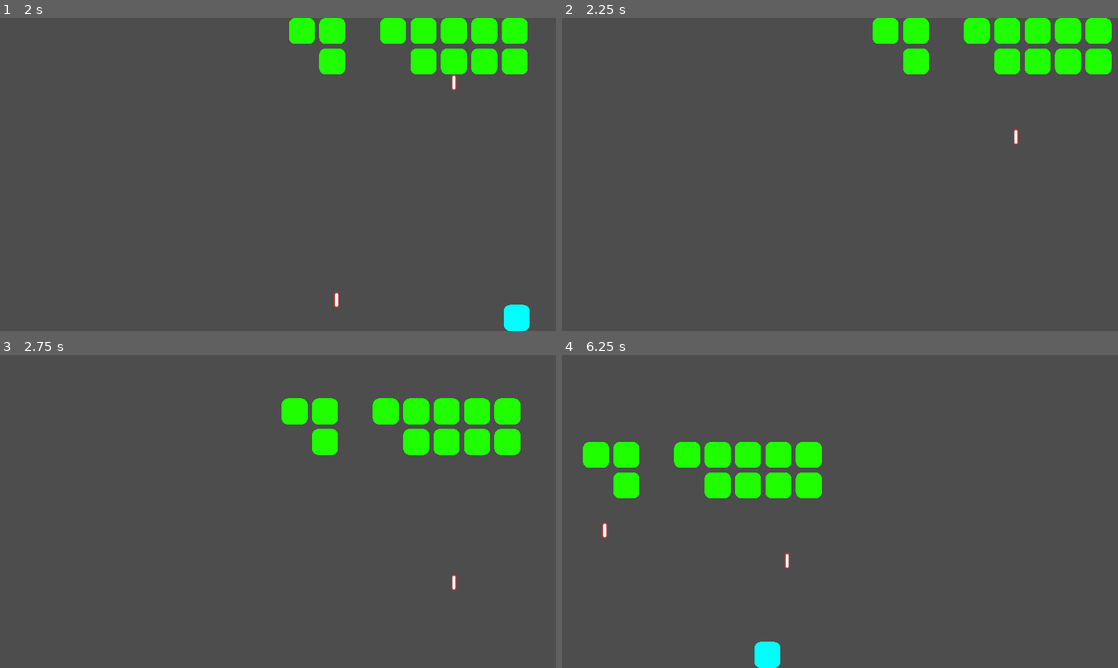
Above: before the commit, frames 1-4 (two rows, left to right).
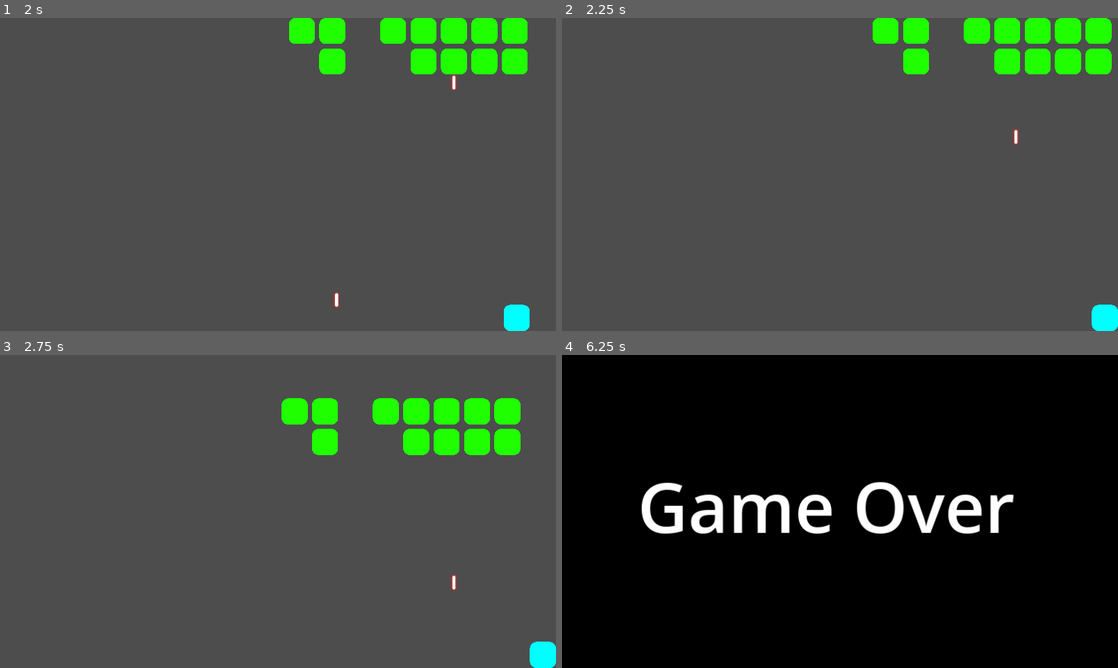
Above: after the commit, the same moments.

Repository: michael-j-coyne/space-defense
Game: Godot game, scene res://scenes/main.tscn
The game is run twice, just before and just after one commit, with the same random seed, the same clock (stepped at 60 frames per second) and the same inputs.
Inputs (mouse positions are in pixels of both pictures, inside the frame that each line leads up to):
- Up to frame 1 (2 s): tap Enter (ui_accept) at 0.5, 0.77 s; move the mouse to (400, 158) at 0.52 s; hold Right (ui_right) 0.53-1.25 s; hold Shift 0.53-1.25 s; click (400, 158) at 0.67 s; drag from (166, 190) to (517, 318) at 1.27 s
- Up to frame 2 (2.25 s): move the mouse to (895, 105) at 2.02 s; hold Right (ui_right) from 2.03 s (still down); tap Ctrl at 2.1 s
- Up to frame 3 (2.75 s): keep holding Right (ui_right)
- Up to frame 4 (6.25 s): release Right (ui_right) at 2.75 s; drag from (812, 574) to (884, 411) at 2.77 s; move the mouse to (1006, 558) at 3.52 s; hold Left (ui_left) 3.53-4.25 s; tap Alt at 3.6 s; tap Enter (ui_accept) at 3.77 s; drag from (673, 464) to (756, 411) at 4.27 s; move the mouse to (867, 511) at 5.02 s; hold Left (ui_left) 5.03-5.75 s; hold Shift 5.03-5.75 s; click (867, 511) at 5.17 s; drag from (756, 433) to (623, 442) at 5.77 s

Frame 1 is identical in both runs. In frame 2, 0.4% of the frame differs, in the area x 95-100%, y 91-100%; in frame 3, 0.4%; in frame 4, 100%, in the area x 0-100%, y 0-100%.

Commit message:
Prevent player from leaving viewport

Diff:
--- a/scenes/player.gd
+++ b/scenes/player.gd
@@ -40,5 +40,13 @@
 
 	position += velocity * delta
 
+	var screen_width = get_node("/root").content_scale_size.x
+
+	# prevent player from leaving viewport
+	if position.x - 0.5 * SIZE.x < 0:
+		position.x = 0 + 0.5 * SIZE.x
+	elif position.x + 0.5 * SIZE.x > screen_width:
+		position.x = screen_width - 0.5 * SIZE.x
+
 func get_current_health():
 	return $HealthComponent.health
